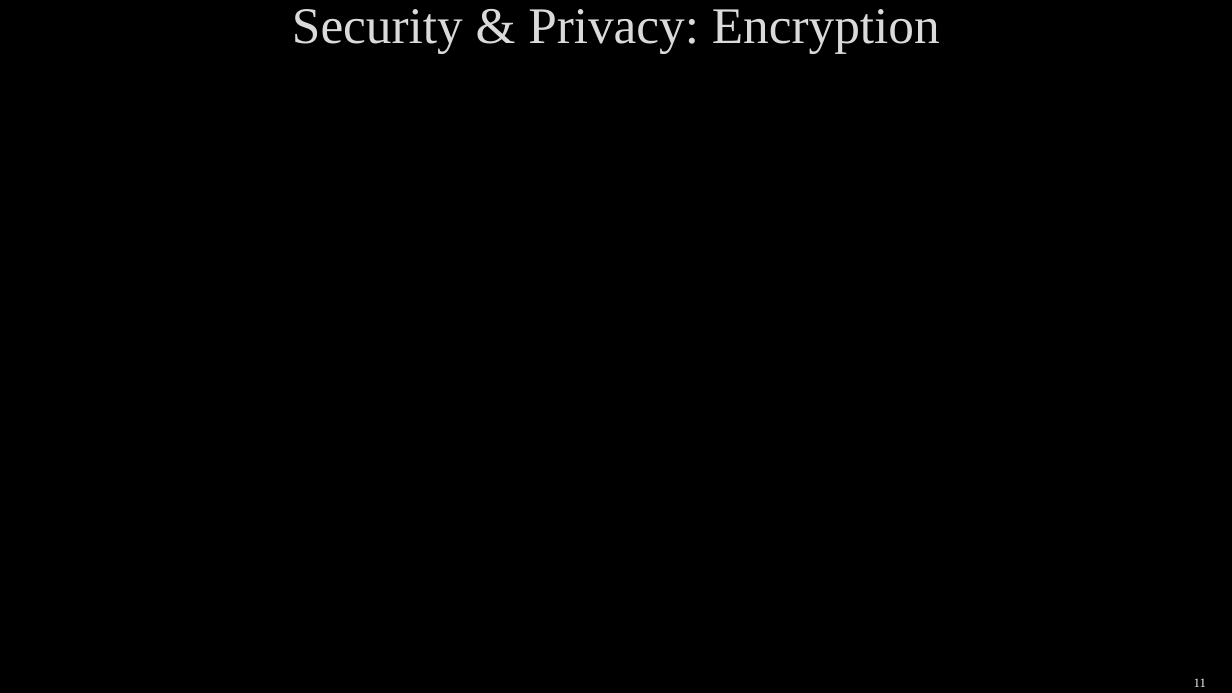
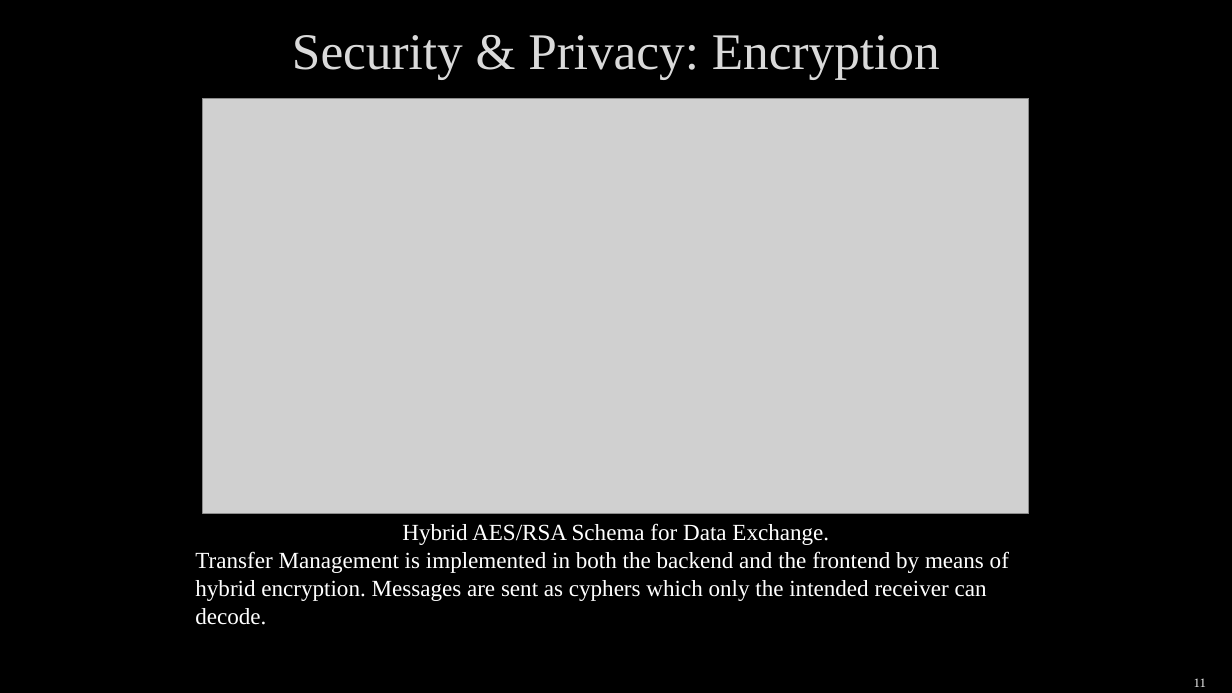
Before and after one commit to arocho032/CEN4010-Team-5, a slide deck: slide 11 of specifications/deliv3/SOS Deliverable Final Presentation.pptx. Drawn at 1232x693 pixels with LibreOffice and Linux fonts; fonts in the diff are those of the drawing; grey boxes stand for pictures; background and template pictures are left out. Boxes give left, top, right and bottom in pixels: in the first picture for what was removed or moved away, otherwise in the second. Text is boxed around its words. In the diff, an @@ line names an element or a change of style, - is before the commit and + after.

Commit message:
Powerpoint Formatting and UI Pictures

```diff
--- a/specifications/deliv3/SOS Deliverable Final Presentation.pptx
+++ b/specifications/deliv3/SOS Deliverable Final Presentation.pptx
@@ title "Security & Privacy: Encryption": place and size @@
-title "Security & Privacy: Encryption" at bbox=[292, 9, 940, 54]
+title "Security & Privacy: Encryption" at bbox=[292, 35, 940, 80]
@@ picture added at bbox=[203, 98, 1030, 513] @@
@@ text added at bbox=[195, 523, 1009, 625], 18 pt, text #FFFFFF @@
+Hybrid AES/RSA Schema for Data Exchange.
+Transfer Management is implemented in both the backend and the frontend by means of hybrid encryption. Messages are sent as cyphers which only the intended receiver can decode.
```
Also in this commit, not shown: 6 other slides changed, 1 slide added, 1 slide removed, 11 other files.
